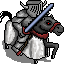
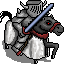
Layers edited between the first and the second 64x64 image:
painted on "Layer 4" over (x1=17, y1=4, x2=41, y2=16)
